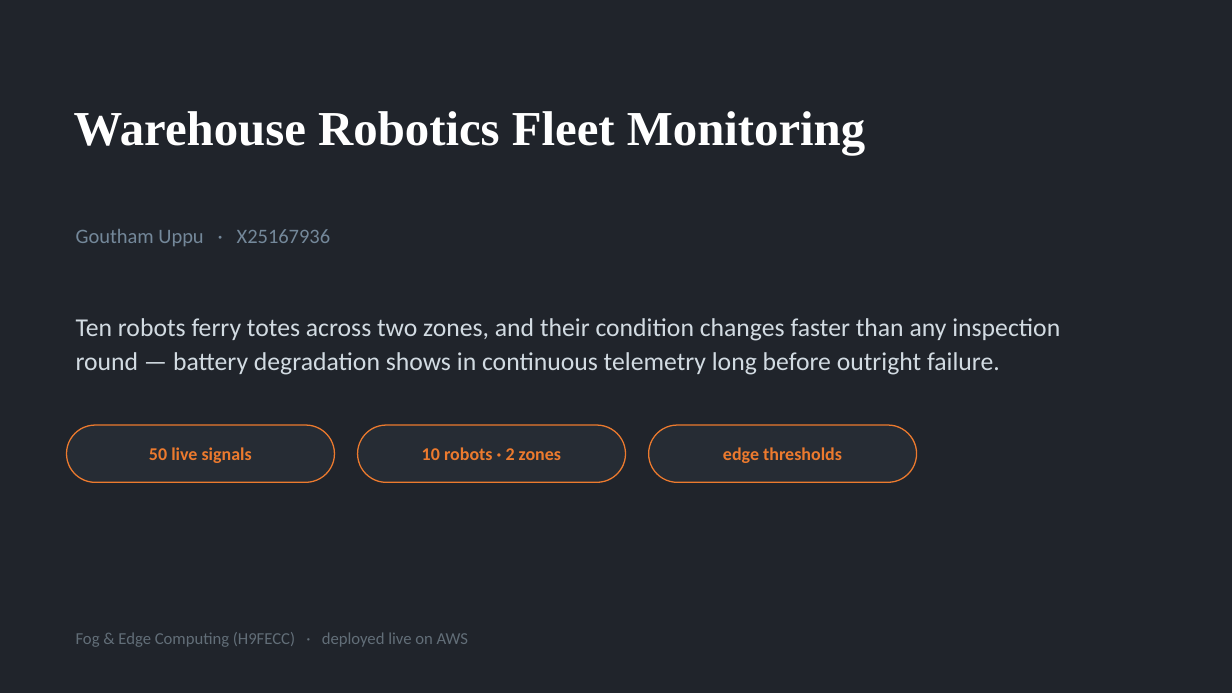
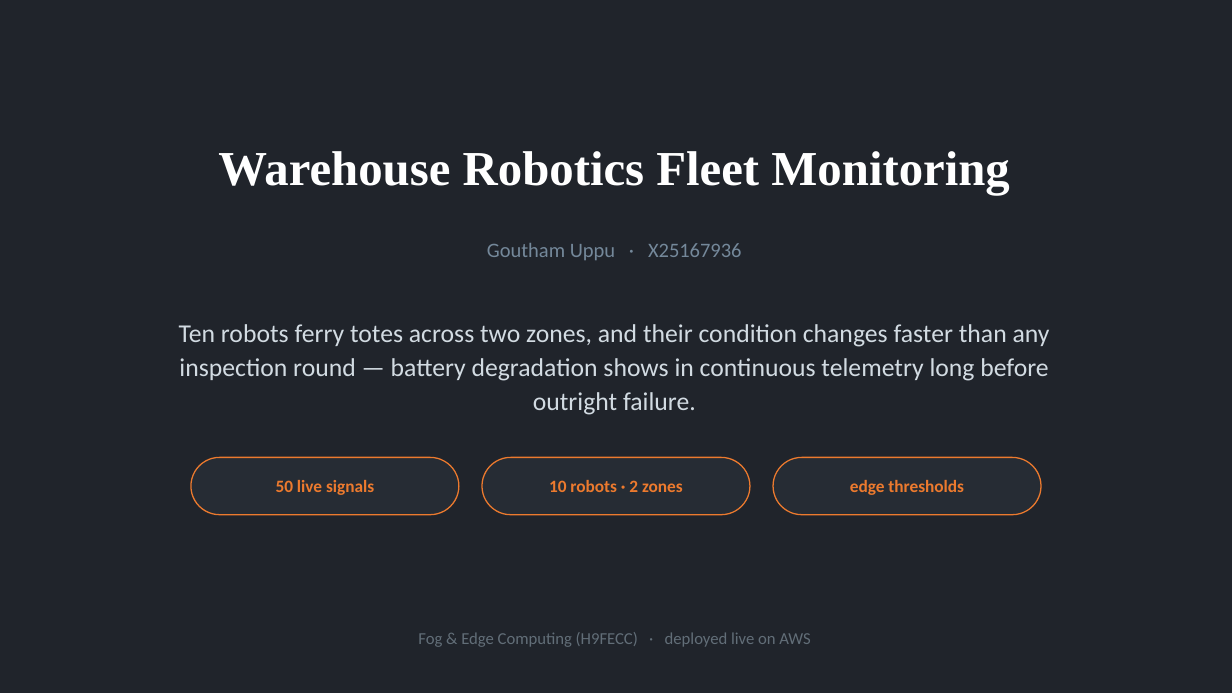
Before and after one commit to valletivarish/FEC_version_2, a slide deck: slide 1 of ppt/GouthamUppu_X25167936_warehouse-robotics-fleet.pptx. Drawn at 1232x693 pixels with LibreOffice and Linux fonts; fonts in the diff are those of the drawing. Boxes give left, top, right and bottom in pixels: in the first picture for what was removed or moved away, otherwise in the second. Text is boxed around its words. In the diff, an @@ line names an element or a change of style, - is before the commit and + after.

Commit message:
Give each of the 26 decks a distinct layout + meaningful demo content
Addresses three points: decks were structurally identical (only recolored);
the Live Demo slide had vague filler ('pipeline health, all green'); and only a
few colour schemes read as distinct.

- 26 distinct layout combinations: 4 title layouts (left / centered / split
  colour-block / kicker+lower-anchored) x 3 architecture diagrams (horizontal
  flow / snake two-row / edge+cloud grouped panels) x 3 demo layouts (numbered
  rows / three cards / ghost-number+divider) x 3 challenge layouts (stacked
  cards / side-by-side / label-left). No two decks share the same combo.
- Live Demo now shows each project's real best 2-3 features -- the actual signals
  on screen, the signature derived view (fire-risk dial, efficiency heatmap,
  A-F grade, capacity tier, integrity index, colony verdict, power-state), and a
  real alert firing with its specific number -- not generic health/test/burst lines.
- 26 distinct topic-matched palettes (26 unique backgrounds) + rotating safe fonts.

Still the lecturer's 4-slide content spec (Title+Motivation, one architecture
diagram, Demo, Challenge+fix). All 26 validate and render clean (worst-case long
text checked in the narrow side-by-side layout). All 52 deliverables staged in tmp/.

```diff
--- a/ppt/GouthamUppu_X25167936_warehouse-robotics-fleet.pptx
+++ b/ppt/GouthamUppu_X25167936_warehouse-robotics-fleet.pptx
@@ text "Warehouse Robotics Fleet Monitoring": place and size @@
-text "Warehouse Robotics Fleet Monitoring" at [74,111,865,155]
+text "Warehouse Robotics Fleet Monitoring" at [218,151,1009,195]
@@ text "Warehouse Robotics Fleet Monitoring" at [218,151,1009,195]: alignment left to centre; vertical alignment top to middle @@
@@ text "Goutham Uppu · X25167936": place and size @@
-text "Goutham Uppu · X25167936" at [76,229,331,246]
+text "Goutham Uppu · X25167936" at [487,243,742,260]
@@ alignment left to centre in 3 elements at [418,632,810,647], [487,243,742,260], [179,324,1050,415] @@
@@ text "Ten robots ferry totes across ...": place and size @@
-text "Ten robots ferry totes across ..." at [76,318,1060,375]
+text "Ten robots ferry totes across ..." at [179,324,1050,415]
@@ 3 texts, 3 rounded rectangles: place and size @@
-3 texts, 3 rounded rectangles at [67,425,917,482]
+3 texts, 3 rounded rectangles at [191,457,1042,515]
@@ size 14 to 13.5 pt in 3 elements at [276,480,374,495], [549,480,683,492], [850,480,964,495] @@
@@ text "Fog & Edge Computing (H9FECC) ...": place and size @@
-text "Fog & Edge Computing (H9FECC) ..." at [76,632,468,647]
+text "Fog & Edge Computing (H9FECC) ..." at [418,632,810,647]
```
Also in this commit, not shown: 2 other slides changed, 1 slide added, 1 slide removed, 28 other files.
